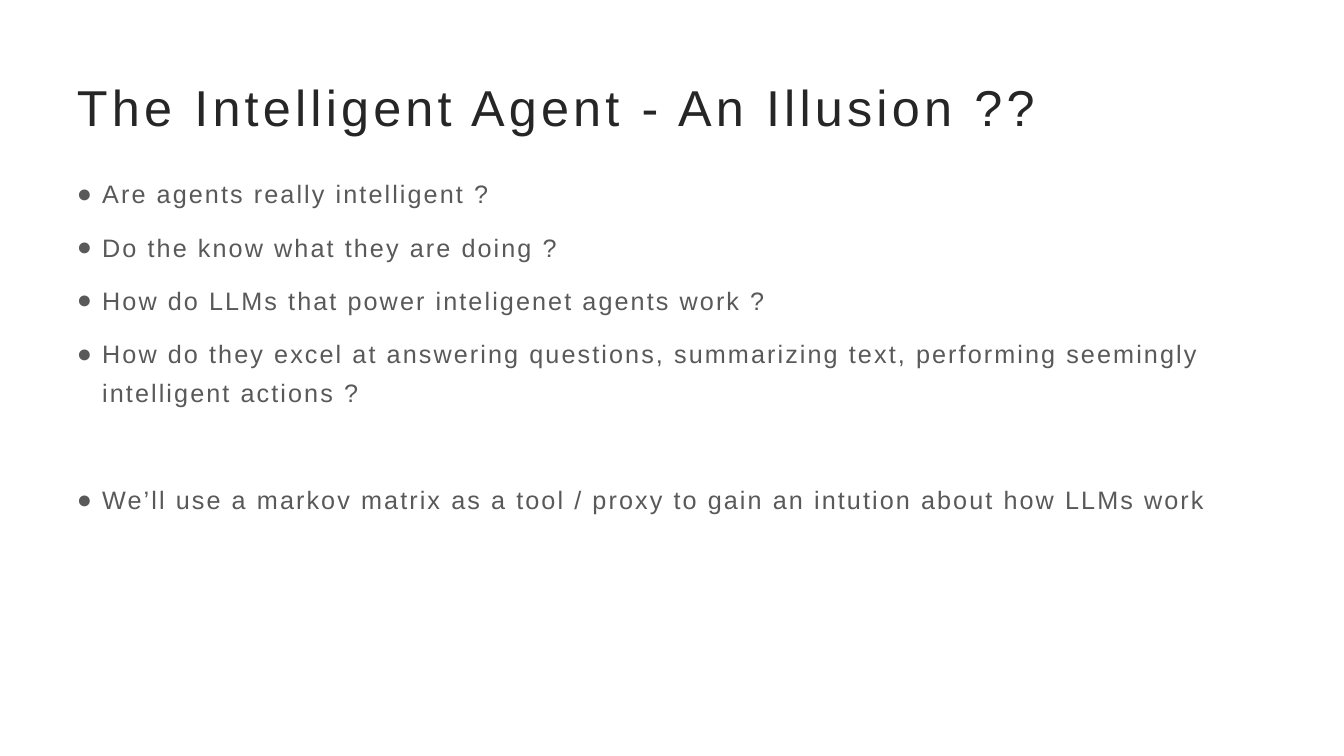
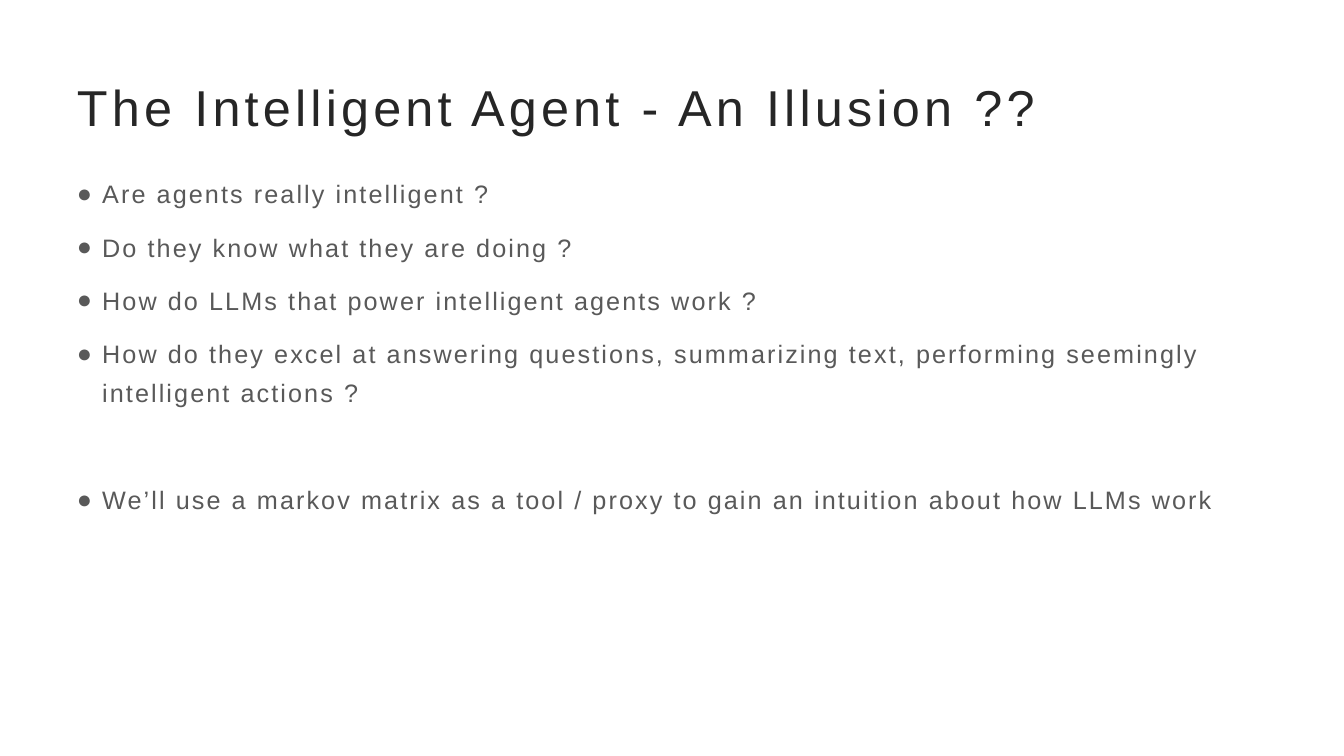
Before and after one commit to brinda-25/workshop, a slide deck: slide 2 of Day4/markov/next_word_prediction.pptx. Drawn at 1344x756 pixels with LibreOffice and Linux fonts; fonts in the diff are those of the drawing. Boxes give left, top, right and bottom in pixels: in the first picture for what was removed or moved away, otherwise in the second. Text is boxed around its words. In the diff, an @@ line names an element or a change of style, - is before the commit and + after.

Commit message:
Fixed typos in next word prediction and added presentation for thinking in geometry

```diff
--- a/Day4/markov/next_word_prediction.pptx
+++ b/Day4/markov/next_word_prediction.pptx
@@ text at (102,238,730,315): text changed @@
-● Do the know what they are doing ?
-● How do LLMs that power inteligenet agents work ?
+● Do they know what they are doing ?
+● How do LLMs that power intelligent agents work ?
@@ text at (102,490,1211,514): text changed @@
-● We’ll use a markov matrix as a tool / proxy to gain an intution about how LLMs work
+● We’ll use a markov matrix as a tool / proxy to gain an intuition about how LLMs work
```
Also in this commit, not shown: 1 other slide changed, 1 other file.
